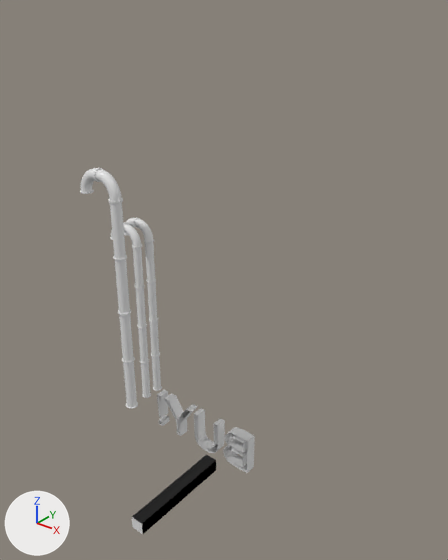
An edit to the glTF model assets/scene/merged-meshes/-2_0_0_M_TrimSheetMaster.gltf, drawn before and after from the same camera.
Camera for both pictures: a 50 mm lens placed at (34.0, -17.5, 19.6), pointed at (9.3, 13.3, 0.5). Lighting does not change. The marker at lower left points along +X, +Y and +Z. Vertices at the same position are counted once.
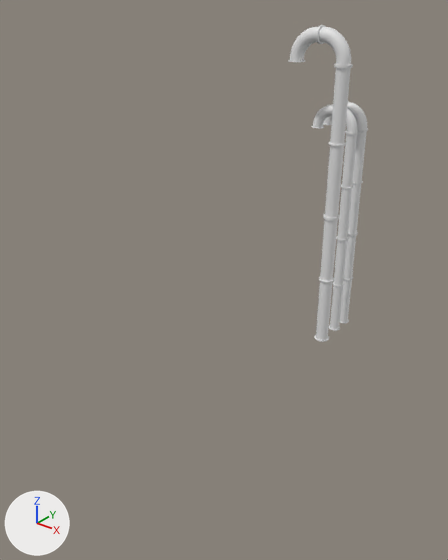
Edits to the bpy script that builds the scene:
```text
Change me_2_0_0_m_trimsheetmaster:
    used by ob_mesh; location = (0.0, 0.0, 0.0)
    remove me_2_0_0_m_trimsheetmaster.from_pydata(...)  # 3680 vertices, 6315 faces; spans x -3.0..16.3, y 3.2..15.0, z -14.9..7.1
    add me_2_0_0_m_trimsheetmaster.from_pydata(...)  # 3111 vertices, 5472 faces; spans x 12.0..16.2, y 16.0..20.0, z -3.4..17.1
    me_2_0_0_m_trimsheetmaster part 1: the loose piece of 150 vertices spanning x 0.2..1.2, y 11.0..12.0, z -13.4..-4.3 is moved by (15.0, 5.0, 10.0)
    me_2_0_0_m_trimsheetmaster part 2: the loose piece of 72 vertices spanning x 0.2..1.2, y 11.0..12.0, z 0.4..0.5 is moved by (15.0, 5.0, 0.8)
    me_2_0_0_m_trimsheetmaster part 3: the loose piece of 151 vertices spanning x 0.2..1.2, y 11.0..12.0, z -4.3..5.0 is moved by (15.0, 5.0, 10.0)
    me_2_0_0_m_trimsheetmaster part 4: the loose piece of 72 vertices spanning x 0.2..1.2, y 11.0..12.0, z -8.8..-8.7 is moved by (15.0, 5.0, 19.2)
    me_2_0_0_m_trimsheetmaster part 5: the loose piece of 296 vertices spanning x -3.0..-0.9, y 11.0..12.0, z 5.0..7.1 is turned 90 degrees about the y axis through its middle, then moved by (17.1, 5.0, 10.0)
    me_2_0_0_m_trimsheetmaster part 6: the loose piece of 296 vertices spanning x -2.2..-0.5, y 14.2..15.0, z 0.8..2.5 is scaled about its middle by 1.29, then moved by (14.4, 1.9, 14.4)
    me_2_0_0_m_trimsheetmaster part 7: the loose piece of 150 vertices spanning x 0.3..1.1, y 14.2..15.0, z -13.4..-6.3 is moved by (15.0, 5.0, 10.0)
    me_2_0_0_m_trimsheetmaster part 8: the loose piece of 297 vertices spanning x -0.5..1.1, y 14.2..15.0, z 0.8..2.5 is moved by (15.0, 5.0, 10.0)
    me_2_0_0_m_trimsheetmaster part 9: the loose piece of 296 vertices spanning x -2.2..-0.5, y 12.9..13.7, z 0.8..2.5 is moved by (15.0, 6.3, 10.0)
    me_2_0_0_m_trimsheetmaster part 10: the loose piece of 150 vertices spanning x 0.3..1.1, y 12.9..13.7, z -13.4..-6.3 is moved by (15.0, 5.0, 10.0)
    me_2_0_0_m_trimsheetmaster part 11: the loose piece of 297 vertices spanning x -0.5..1.1, y 12.9..13.7, z 0.8..2.5 is moved by (15.0, 5.0, 10.0)
    me_2_0_0_m_trimsheetmaster part 12: the loose piece of 296 vertices spanning x -2.2..-0.5, y 14.2..15.0, z 0.8..2.5 is copied, and the copy is moved by (15.0, 3.7, 10.0); it spans x 12.8..14.5, y 17.9..18.7, z 10.8..12.5
    me_2_0_0_m_trimsheetmaster part 13: a new loose piece of 150 vertices spanning x 15.3..16.1, y 19.2..20.0, z 3.7..10.8
    me_2_0_0_m_trimsheetmaster part 14: a new loose piece of 150 vertices spanning x 15.3..16.1, y 17.9..18.7, z 3.7..10.8
    me_2_0_0_m_trimsheetmaster part 15: 9 loose pieces with 1165 vertices, spanning x -0.9..16.3, y 3.2..15.0, z -14.9..7.1, are deleted
```

Location of each change, (x1, y1, x2, y2) in pixels of the pictures (448 x 560 px; the box of a moved part takes in the faces that stretch with it):
'Mesh', reshaped (54% narrower, 13% shorter)
    before: (80, 168, 255, 534)
    after: (288, 25, 368, 342)
part 1 of me_2_0_0_m_trimsheetmaster, moved or reshaped
    before: (119, 313, 138, 409)
    after: (314, 217, 339, 342)
part 2 of me_2_0_0_m_trimsheetmaster, moved or reshaped
    before: (113, 255, 127, 260)
    after: (319, 277, 334, 283)
part 3 of me_2_0_0_m_trimsheetmaster, moved or reshaped
    before: (108, 200, 131, 315)
    after: (323, 65, 352, 219)
part 4 of me_2_0_0_m_trimsheetmaster, moved or reshaped
    before: (122, 357, 135, 363)
    after: (329, 142, 346, 146)
part 5 of me_2_0_0_m_trimsheetmaster, moved or reshaped
    before: (80, 168, 97, 194)
    after: (317, 25, 353, 67)
part 6 of me_2_0_0_m_trimsheetmaster, moved or reshaped
    before: (124, 218, 136, 235)
    after: (288, 25, 321, 62)
part 7 of me_2_0_0_m_trimsheetmaster, moved or reshaped
    before: (149, 320, 162, 391)
    after: (340, 233, 358, 323)
part 8 of me_2_0_0_m_trimsheetmaster, moved or reshaped
    before: (133, 218, 154, 243)
    after: (347, 101, 368, 130)
part 9 of me_2_0_0_m_trimsheetmaster, moved or reshaped
    before: (110, 222, 125, 240)
    after: (323, 115, 332, 125)
part 10 of me_2_0_0_m_trimsheetmaster, moved or reshaped
    before: (138, 326, 151, 398)
    after: (329, 238, 348, 331)
part 11 of me_2_0_0_m_trimsheetmaster, moved or reshaped
    before: (123, 222, 142, 248)
    after: (345, 108, 358, 134)
part 12 of me_2_0_0_m_trimsheetmaster, added
    after: (312, 104, 333, 129)
part 13 of me_2_0_0_m_trimsheetmaster, added
    after: (348, 130, 368, 235)
part 14 of me_2_0_0_m_trimsheetmaster, added
    after: (336, 133, 358, 241)
part 15 of me_2_0_0_m_trimsheetmaster, deleted
    before: (94, 168, 255, 534)
